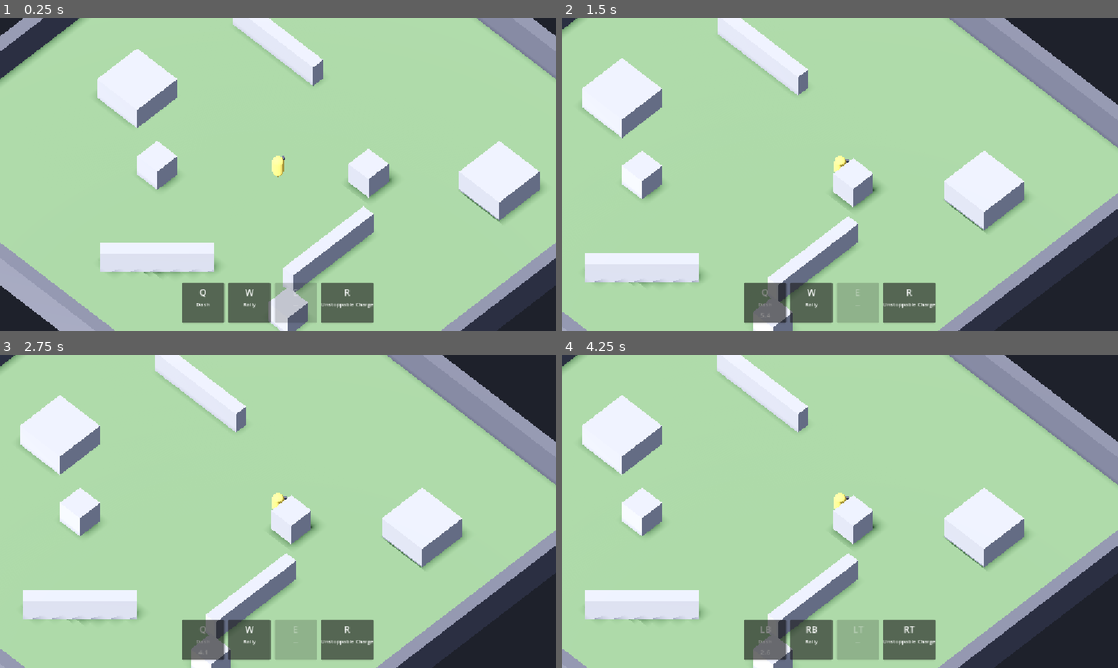
Above: before the commit, frames 1-4 (two rows, left to right).
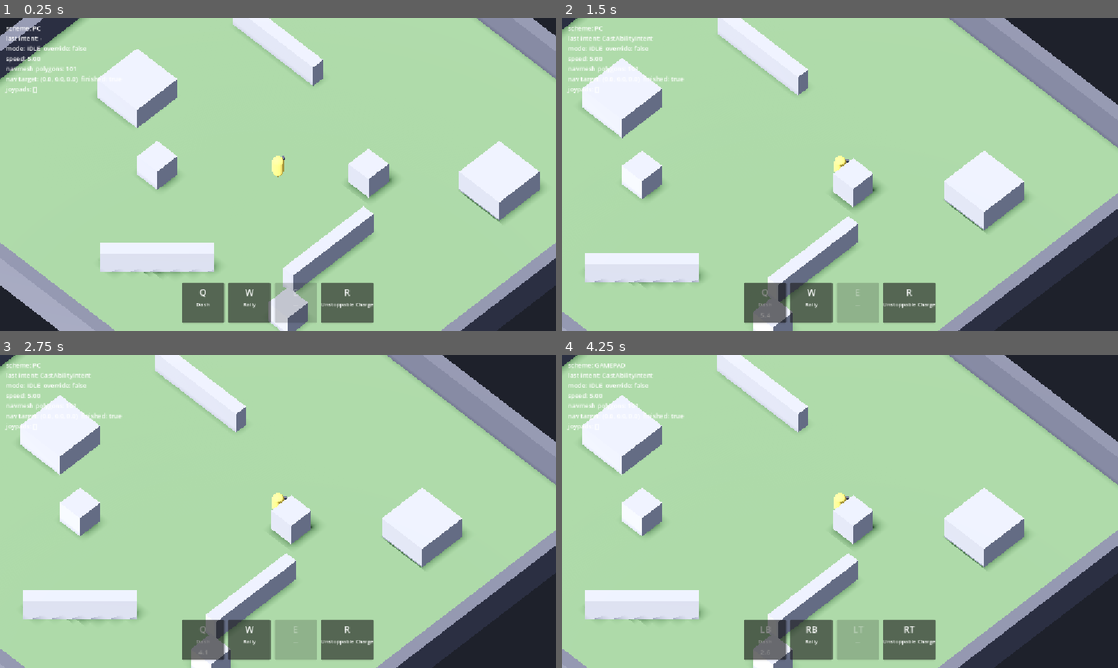
Above: after the commit, the same moments.

Repository: Ahadwen/Escape-v2
Game: Godot game, scene res://world/arenas/greybox_arena.tscn
Two runs of this game, one before a commit and one after it. Both use one fixed random seed, a clock stepped at 60 frames per second and the inputs below.
Inputs (mouse positions are in pixels of both pictures, inside the frame that each line leads up to):
- Up to frame 1 (0.25 s): no input
- Up to frame 2 (1.5 s): tap Enter at 0.5 s; move the mouse to (962, 158) at 0.52 s; tap Q (ability_1) at 0.6 s; click (962, 158) at 0.67 s; drag from (728, 190) to (812, 237) at 1.27 s
- Up to frame 3 (2.75 s): click (250, 574) at 2 s; move the mouse to (333, 442) at 2.02 s; tap E (ability_3) at 2.1 s; click (333, 442) at 2.17 s
- Up to frame 4 (4.25 s): click (895, 442) at 2.75 s; drag from (812, 574) to (673, 464) at 2.77 s; click (673, 464) at 3.5 s; move the mouse to (1006, 558) at 3.52 s; click (1006, 558) at 3.6 s; tap F1 (debug_cycle_input_scheme) at 4.15 s

The runs differ from the first frame. In frame 1, 0.5% of the frame differs, in the area x 0-18%, y 2-24%; in frame 2, 0.5%; in frame 3, 0.5%; in frame 4, 0.5%.

Commit message:
Add debug overlay for input and movement state
Co-Authored-By: Claude Opus 5.5 <noreply@anthropic.com>
Claude-Session: https://claude.ai/code/session_01MK2ViG6yW215fERvVJH3QP

Diff:
--- /dev/null
+++ b/ui/debug/debug_overlay.gd
@@ -0,0 +1,53 @@
+class_name DebugOverlay
+extends Label
+## Debug builds only: live readout of input and movement state, top-left.
+
+@export var input_router: InputRouter
+@export var movement: ActorMovement
+@export var nav_region: NavigationRegion3D
+
+var _last_intent: String = "-"
+
+
+func _ready() -> void:
+	if not OS.is_debug_build():
+		queue_free()
+		return
+	mouse_filter = Control.MOUSE_FILTER_IGNORE
+	add_theme_font_size_override("font_size", 13)
+	position = Vector2(12.0, 12.0)
+	input_router.intent_emitted.connect(_on_intent)
+
+
+func _process(_delta: float) -> void:
+	var polygons: int = 0
+	if nav_region != null and nav_region.navigation_mesh != null:
+		polygons = nav_region.navigation_mesh.get_polygon_count()
+	var agent: NavigationAgent3D = movement.nav_agent
+	text = (
+		"\n"
+		. join(
+			[
+				"scheme: %s" % InputRouter.SchemeKind.keys()[input_router.active_kind],
+				"last intent: %s" % _last_intent,
+				(
+					"mode: %s  override: %s"
+					% [ActorMovement.Mode.keys()[movement.mode], movement.has_override()]
+				),
+				"speed: %.2f" % movement.current_speed(),
+				"navmesh polygons: %d" % polygons,
+				(
+					"nav target: %s  finished: %s"
+					% [agent.target_position, agent.is_navigation_finished()]
+				),
+				"joypads: %s" % str(Input.get_connected_joypads()),
+			]
+		)
+	)
+
+
+func _on_intent(intent: PlayerIntent) -> void:
+	if intent is AimIntent:
+		return
+	var script: Script = intent.get_script()
+	_last_intent = script.get_global_name() if script != null else "?"
--- a/world/arenas/greybox_arena.tscn
+++ b/world/arenas/greybox_arena.tscn
@@ -8,6 +8,7 @@
 [ext_resource type="Script" path="res://ui/feedback/aim_indicator.gd" id="6_aim_indicator"]
 [ext_resource type="Script" path="res://ui/feedback/aim_preview_presenter.gd" id="7_aim_presenter"]
 [ext_resource type="Script" path="res://ui/hud/ability_bar.gd" id="8_ability_bar"]
+[ext_resource type="Script" path="res://ui/debug/debug_overlay.gd" id="9_debug_overlay"]
 
 [sub_resource type="Environment" id="Environment_arena"]
 background_mode = 1
@@ -241,3 +242,11 @@
 mouse_filter = 2
 script = ExtResource("8_ability_bar")
 abilities = NodePath("../../Player/AbilityCaster")
+
+[node name="DebugOverlay" type="Label" parent="HUD" node_paths=PackedStringArray("input_router", "movement", "nav_region")]
+offset_right = 600.0
+offset_bottom = 160.0
+script = ExtResource("9_debug_overlay")
+input_router = NodePath("../../InputRouter")
+movement = NodePath("../../Player/ActorMovement")
+nav_region = NodePath("../../NavigationRegion3D")
